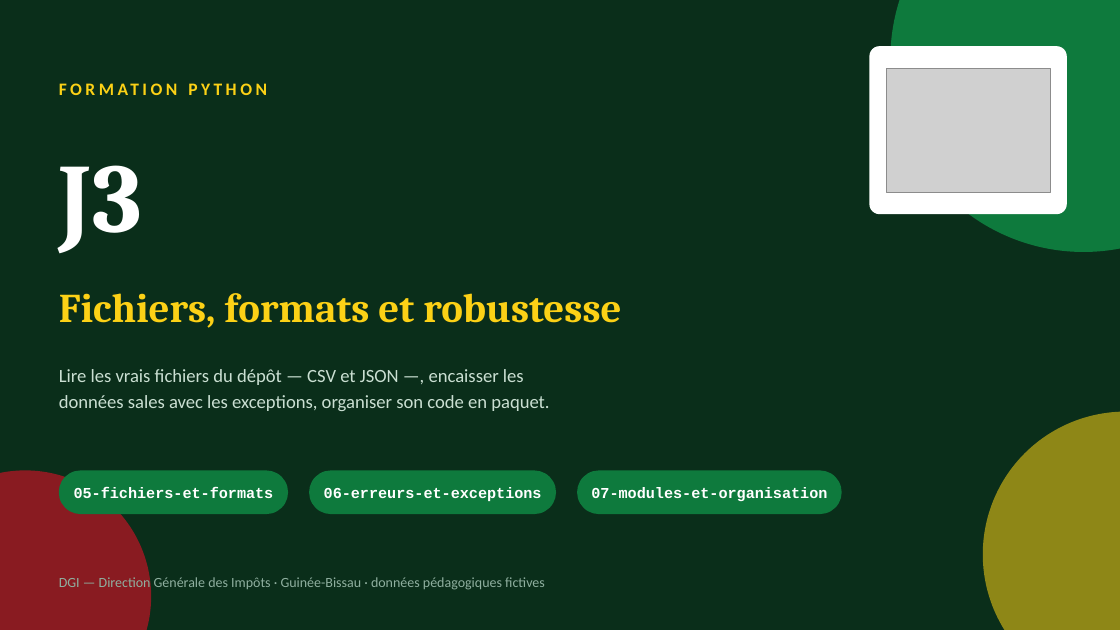
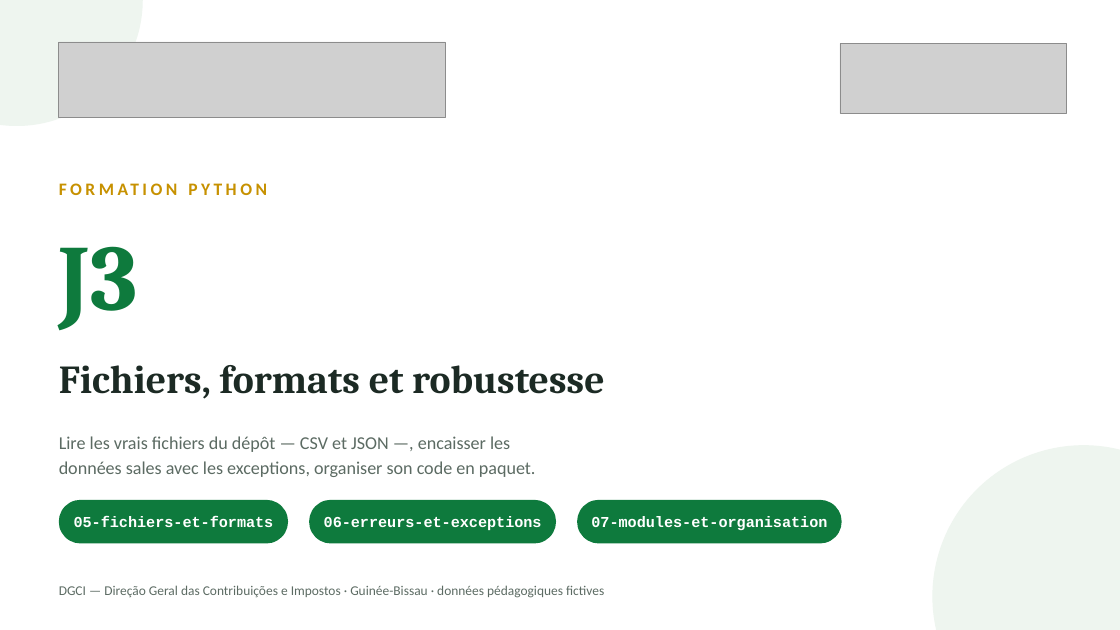
Before and after one commit to sogui/formation-python, a slide deck: slide 1 of slides/sources/J3-fichiers-robustesse.pptx. Drawn at 1120x630 pixels with LibreOffice and Linux fonts; fonts in the diff are those of the drawing; grey boxes stand for pictures. Boxes give left, top, right and bottom in pixels: in the first picture for what was removed or moved away, otherwise in the second. Text is boxed around its words. In the diff, an @@ line names an element or a change of style, - is before the commit and + after.

Commit message:
Logos officiels DGCI + Ministère, couverture sur fond blanc
- Logo DGCI (Direção Geral das Contribuições e Impostos) en en-tête
  de chaque slide, à la place du logo DGI erroné
- Couverture : fond blanc, logo du Ministère (Economia e Finanças /
  Secretaria de Estado do Orçamento e Assuntos Fiscais) + logo DGCI
- Supports livrés en PowerPoint (sources/) et PDF

```diff
--- a/slides/sources/J3-fichiers-robustesse.pptx
+++ b/slides/sources/J3-fichiers-robustesse.pptx
@@ background #0A2E1A to #FFFFFF @@
@@ ellipse: place and size @@
-ellipse at (983,412,1120,630)
+ellipse at (0,0,143,126)
@@ ellipse at (0,0,143,126): fill #FCD116 at 55% opacity to #EEF5EF @@
@@ picture added at (59,42,445,118) @@
@@ picture added at (840,44,1067,113) @@
@@ rounded rectangle removed at (870,46,1067,214) @@
@@ picture removed at (886,68,1050,192) @@
@@ text "FORMATION PYTHON": place and size @@
-text "FORMATION PYTHON" at (59,71,731,105)
+text "FORMATION PYTHON" at (59,172,731,206)
@@ text "FORMATION PYTHON" at (59,172,731,206): text colour #FCD116 to #C79100 @@
@@ text "J3": place and size @@
-text "J3" at (59,165,142,252)
+text "J3" at (59,246,138,329)
@@ text "J3" at (59,246,138,329): size 84 to 80 pt, text colour #FFFFFF to #0E7A3D @@
@@ text "Fichiers, formats et robustesse": place and size @@
-text "Fichiers, formats et robustesse" at (59,293,621,328)
+text "Fichiers, formats et robustesse" at (59,365,604,399)
@@ text "Fichiers, formats et robustesse" at (59,365,604,399): size 35 to 34 pt, text colour #FCD116 to #1C2A24 @@
@@ text "Lire les vrais fichiers du ...": place and size @@
-text "Lire les vrais fichiers du ..." at (59,369,549,411)
+text "Lire les vrais fichiers du ..." at (59,436,536,477)
@@ text "Lire les vrais fichiers du ..." at (59,436,536,477): size 16 to 15.5 pt, text colour #CADFD2 to #5C6B63 @@
@@ ellipse: place and size @@
-ellipse at (891,0,1120,252)
+ellipse at (933,445,1120,630)
@@ ellipse at (933,445,1120,630): fill #0E7A3D to #EEF5EF @@
@@ ellipse removed at (0,471,151,630) @@
@@ 3 texts, 3 rounded rectangles: place and size @@
-3 texts, 3 rounded rectangles at (59,471,842,514)
+3 texts, 3 rounded rectangles at (59,500,842,544)
@@ text at (59,585,604,598): text changed; size 12 to 11.5 pt; text colour #8FAF9F to #5C6B63 @@
-DGI — Direction Générale des Impôts · Guinée-Bissau · données pédagogiques fictives
+DGCI — Direção Geral das Contribuições e Impostos · Guinée-Bissau · données pédagogiques fictives
```
Also in this commit, not shown: 8 other slides changed, 14 other files.
